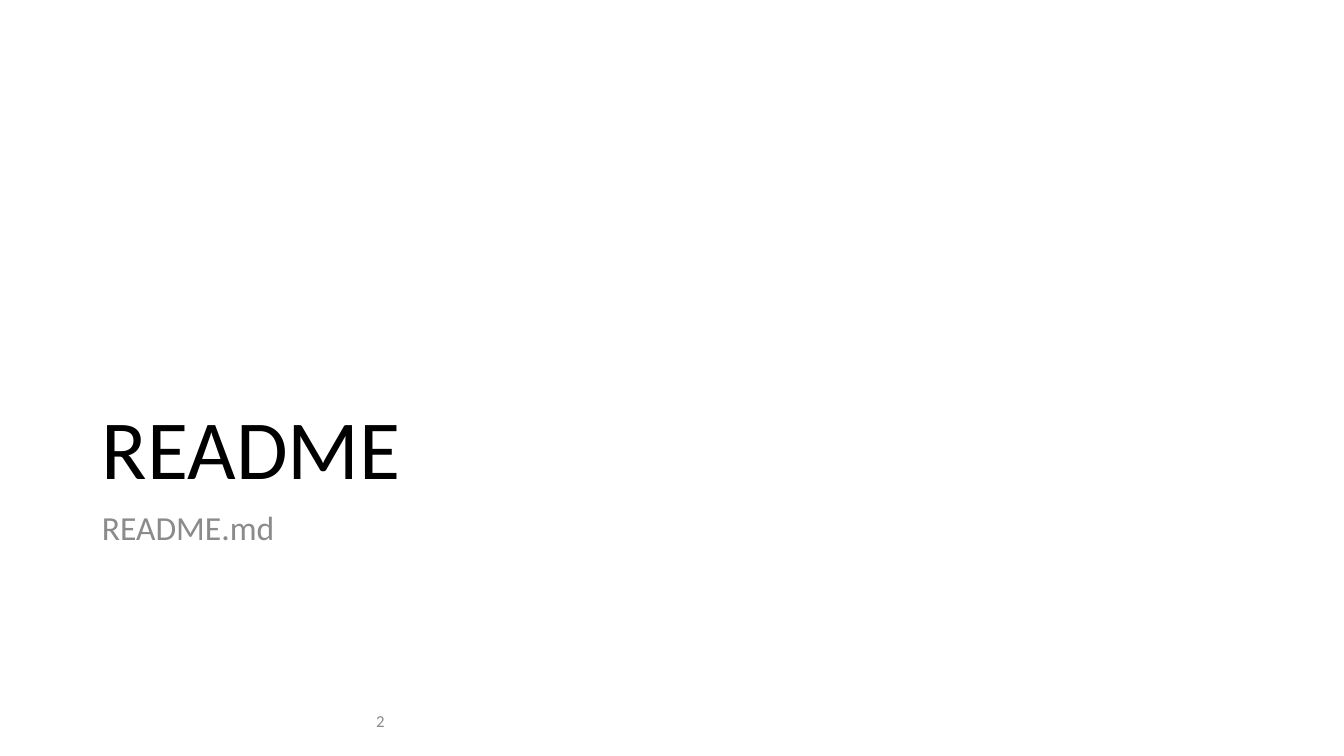
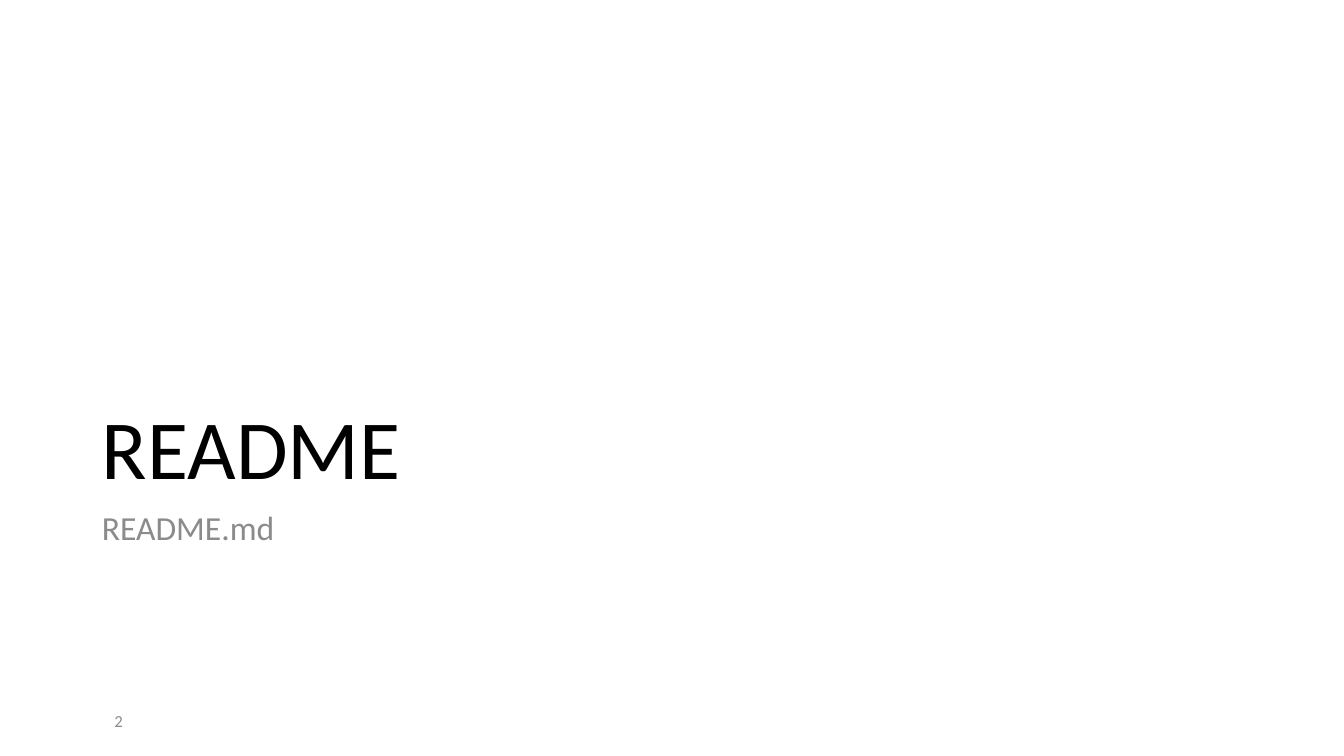
Before and after one commit to FabricTOC/FabricTOC, a slide deck: slide 2 of docs/OtherSourceMaterial/Diagrams.pptx. Drawn at 1344x756 pixels with LibreOffice and Linux fonts; fonts in the diff are those of the drawing. Boxes give left, top, right and bottom in pixels: in the first picture for what was removed or moved away, otherwise in the second. Text is boxed around its words. In the diff, an @@ line names an element or a change of style, - is before the commit and + after.

```diff
--- a/docs/OtherSourceMaterial/Diagrams.pptx
+++ b/docs/OtherSourceMaterial/Diagrams.pptx
@@ page number: place and size @@
-page number at <box>376,716,384,727</box>
+page number at <box>114,716,122,727</box>
```
Also in this commit, not shown: 6 other slides changed, 1 slide added, 1 slide removed, 2 other files.
